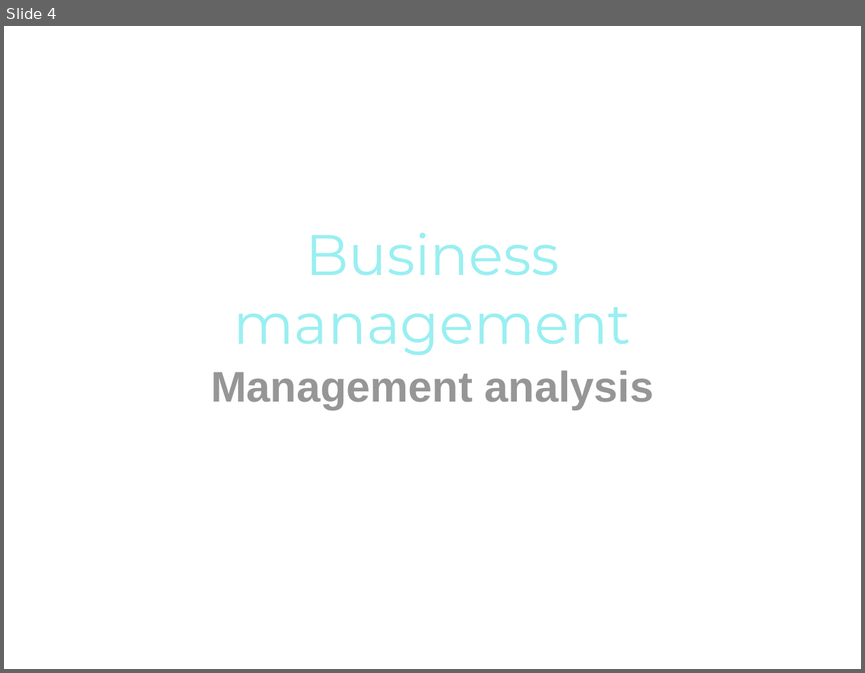
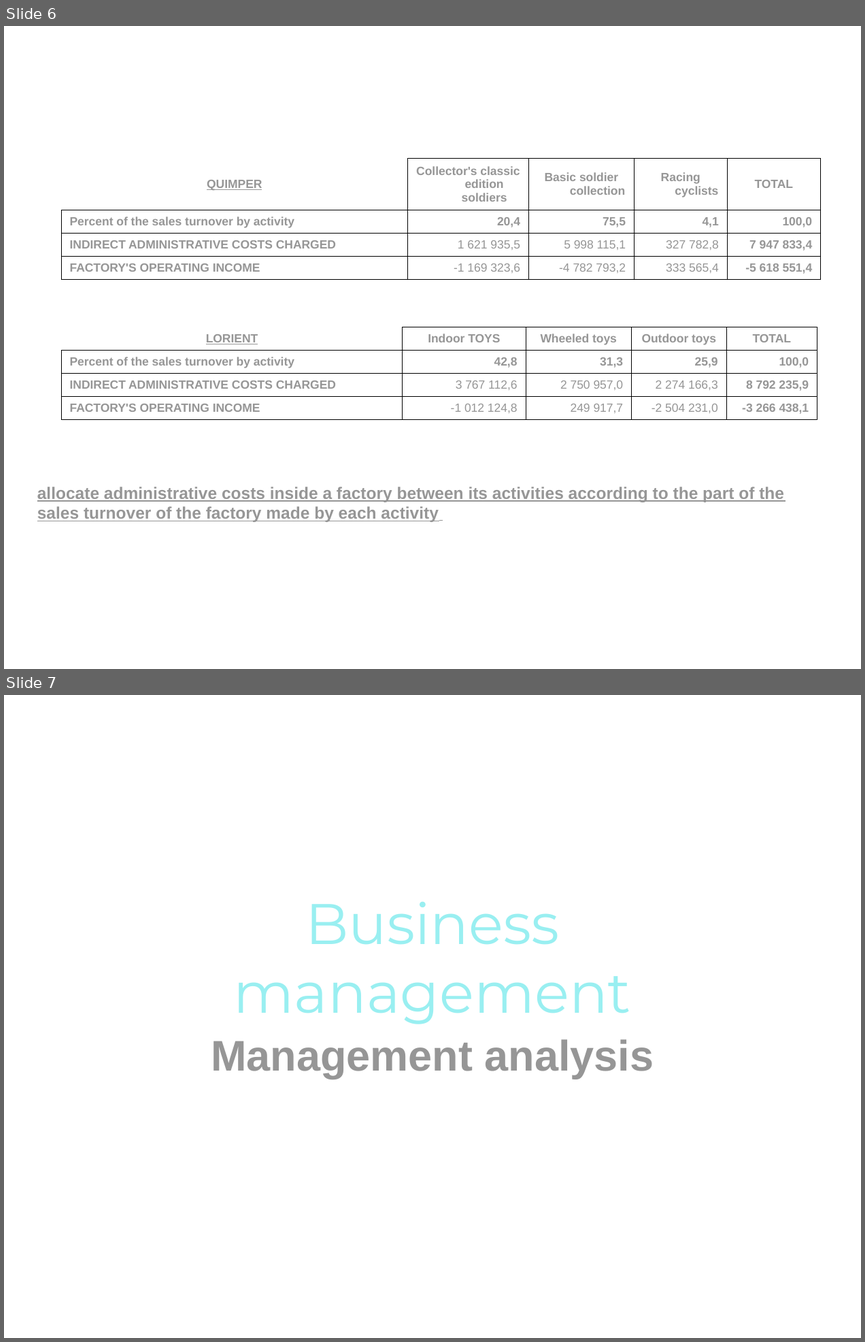
Before and after one commit to pngames/pavillon-noir, a slide deck: .others/tertiaire/tertiaire_finance.ppt. Shown one above the other, each under a label of ours: slide 4 before the commit, slides 6 and 7 after it. The pictures are 865x673 and 865x1342 pixels, drawn with LibreOffice and Linux fonts; fonts in the diff are those of the drawing; background and template pictures are left out. Boxes give left, top, right and bottom in pixels: in the first picture for what was removed or moved away, otherwise in the second. Text is boxed around its words. In the diff, an @@ line names an element or a change of style, - is before the commit and + after.

```diff
--- a/.others/tertiaire/tertiaire_finance.ppt
+++ b/.others/tertiaire/tertiaire_finance.ppt
@@ slide 6 added at (4, 26, 861, 669), background picture (left out) @@
@@ table added at (61, 159, 821, 279), 4 rows, 5 columns @@
+QUIMPER | Collector's classic edition soldiers | Basic soldier collection | Racing cyclists | TOTAL
+Percent of the sales turnover by activity | 20,4 | 75,5 | 4,1 | 100,0
+INDIRECT ADMINISTRATIVE COSTS CHARGED | 1 621 935,5 | 5 998 115,1 | 327 782,8 | 7 947 833,4
+FACTORY'S OPERATING INCOME | -1 169 323,6 | -4 782 793,2 | 333 565,4 | -5 618 551,4
@@ table added at (61, 327, 817, 418), 4 rows, 5 columns @@
+LORIENT | Indoor TOYS | Wheeled toys | Outdoor toys | TOTAL
+Percent of the sales turnover by activity | 42,8 | 31,3 | 25,9 | 100,0
+INDIRECT ADMINISTRATIVE COSTS CHARGED | 3 767 112,6 | 2 750 957,0 | 2 274 166,3 | 8 792 235,9
+FACTORY'S OPERATING INCOME | -1 012 124,8 | 249 917,7 | -2 504 231,0 | -3 266 438,1
@@ text added at (37, 486, 784, 522), 14 pt, text #969696, bold, underline @@
+allocate administrative costs inside a factory between its activities according to the part of the sales turnover of the factory made by each activity
@@ what was slide 4 is now slide 7 @@
```
Also in this commit, not shown: 2 slides changed, 4 other slides added, 1 slide removed.
